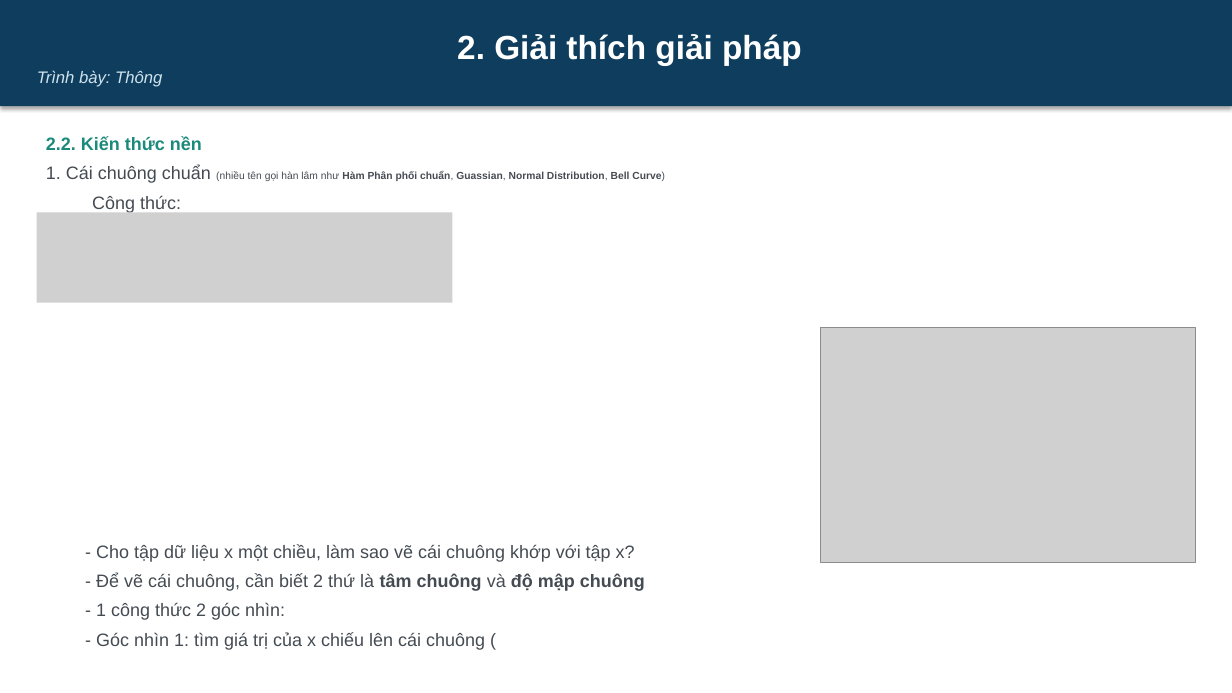
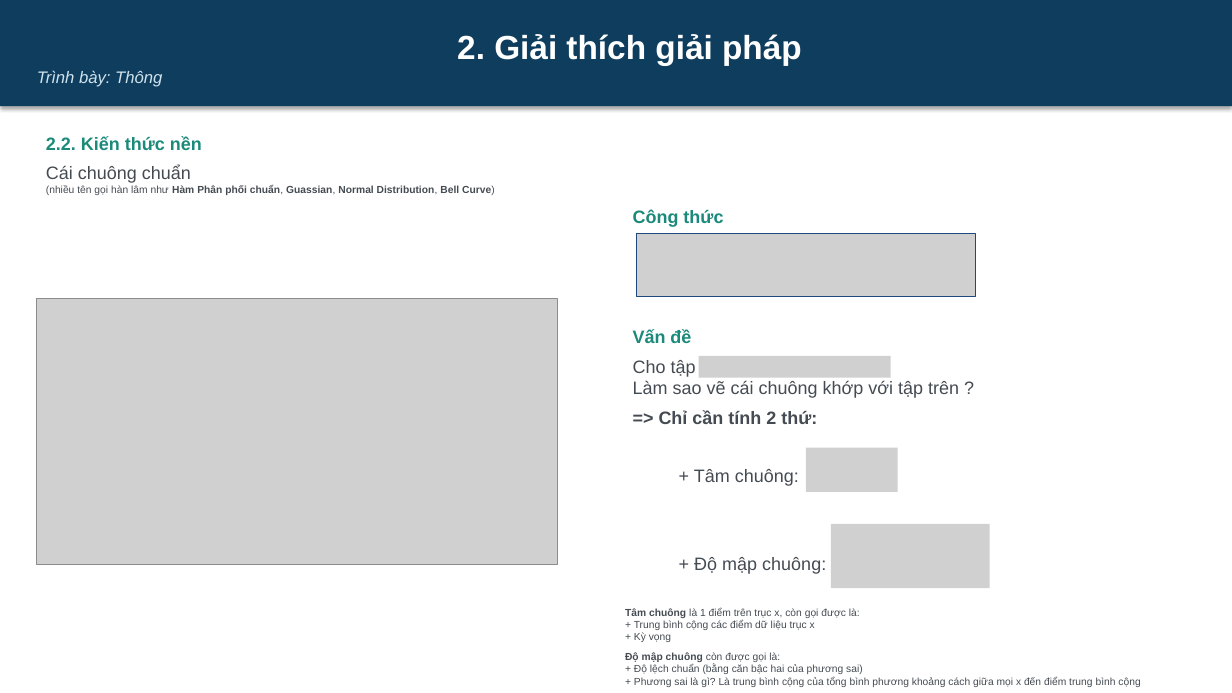
Before and after one commit to dinhdatthong1809/gaussian-mixture-model, a slide deck: slide 7 of Slide.pptx (slide 6 before the commit). Drawn at 1232x693 pixels with LibreOffice and Linux fonts; fonts in the diff are those of the drawing; grey boxes stand for pictures. Boxes give left, top, right and bottom in pixels: in the first picture for what was removed or moved away, otherwise in the second. Text is boxed around its words. In the diff, an @@ line names an element or a change of style, - is before the commit and + after.

```diff
--- a/Slide.pptx
+++ b/Slide.pptx
@@ text at box(46, 166, 495, 195): text changed @@
-1. Cái chuông chuẩn (nhiều tên gọi hàn lâm như Hàm Phân phối chuẩn, Guassian, Normal Distribution, Bell Curve)
-Công thức:
+Cái chuông chuẩn
+(nhiều tên gọi hàn lâm như Hàm Phân phối chuẩn, Guassian, Normal Distribution, Bell Curve)
@@ text added at box(633, 209, 723, 227), 14 pt, text #1B8A7A, bold @@
+Công thức
@@ picture removed at box(37, 213, 453, 303) @@
@@ picture added at box(637, 233, 976, 297) @@
@@ picture added at box(37, 299, 557, 565) @@
@@ picture removed at box(821, 328, 1196, 563) @@
@@ text at box(633, 330, 959, 574): text changed @@
-- Cho tập dữ liệu x một chiều, làm sao vẽ cái chuông khớp với tập x?
-- Để vẽ cái chuông, cần biết 2 thứ là tâm chuông và độ mập chuông
-- 1 công thức 2 góc nhìn:
-- Góc nhìn 1: tìm giá trị của x chiếu lên cái chuông (
+Vấn đề
+Cho tập
+Làm sao vẽ cái chuông khớp với tập trên ?
+=> Chỉ cần tính 2 thứ:
++ Tâm chuông:
++ Độ mập chuông:
@@ picture added at box(699, 356, 891, 378) @@
@@ picture added at box(806, 448, 897, 493) @@
@@ picture added at box(831, 524, 990, 589) @@
@@ text added at box(625, 608, 1140, 687), 8 pt, text #444B52 @@
+Tâm chuông là 1 điểm trên trục x, còn gọi được là:
++ Trung bình cộng các điểm dữ liệu trục x
++ Kỳ vọng
+Độ mập chuông còn được gọi là:
++ Độ lệch chuẩn (bằng căn bậc hai của phương sai)
++ Phương sai là gì? Là trung bình cộng của tổng bình phương khoảng cách giữa mọi x đến điểm trung bình cộng
```
Also in this commit, not shown: 3 other slides changed, 2 slides added, 3 other files.
